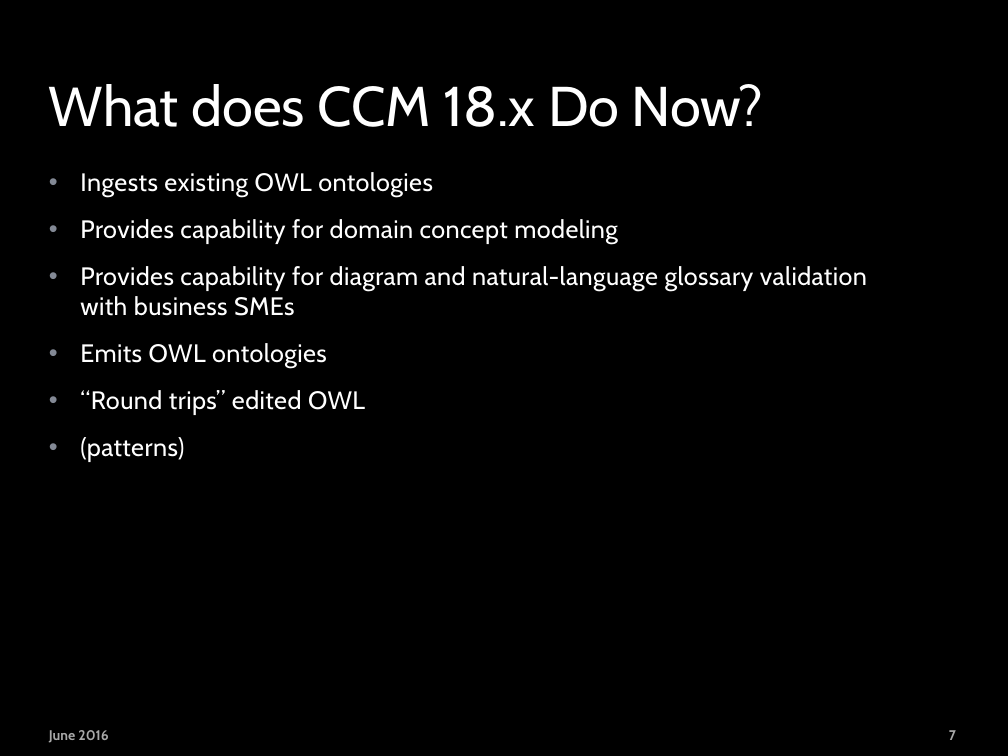
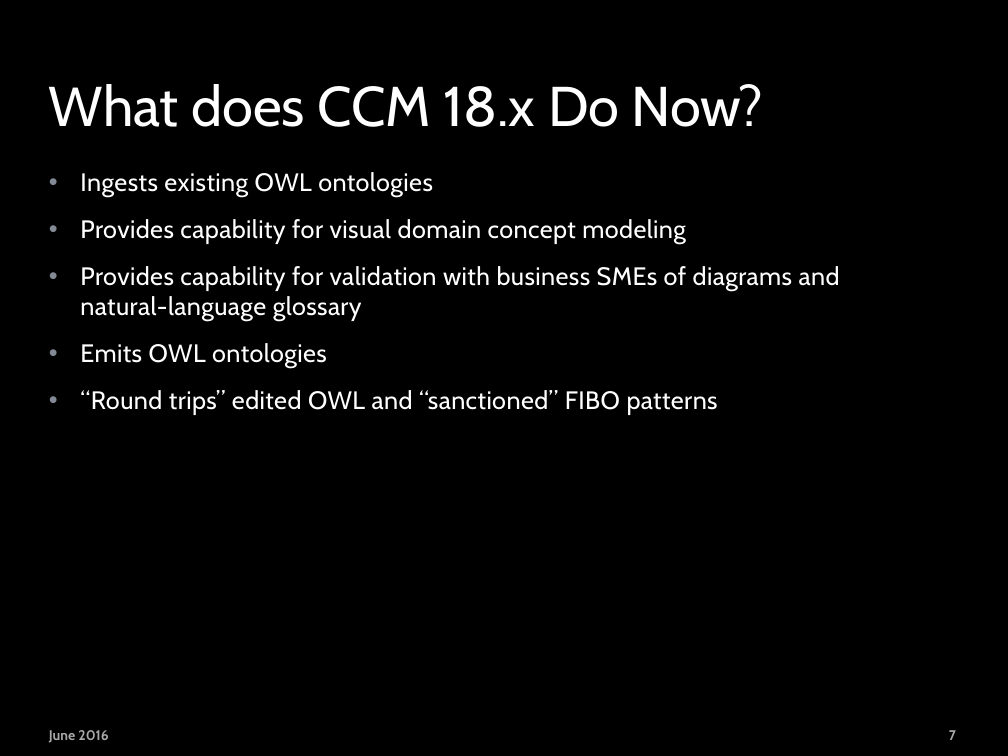
Before and after one commit to ModelDriven/SIMF, a slide deck: slide 7 of Presentations/SIMF_OMG_201709.pptx. Drawn at 1008x756 pixels with LibreOffice and Linux fonts; fonts in the diff are those of the drawing; background and template pictures are left out. Boxes give left, top, right and bottom in pixels: in the first picture for what was removed or moved away, otherwise in the second. Text is boxed around its words. In the diff, an @@ line names an element or a change of style, - is before the commit and + after.

```diff
--- a/Presentations/SIMF_OMG_201709.pptx
+++ b/Presentations/SIMF_OMG_201709.pptx
@@ text at [80, 219, 840, 321]: text changed @@
-• Provides capability for domain concept modeling
-• Provides capability for diagram and natural-language glossary validation with business SMEs
+• Provides capability for visual domain concept modeling
+• Provides capability for validation with business SMEs of diagrams and natural-language glossary
@@ text at [80, 390, 717, 415]: text changed @@
-• “Round trips” edited OWL
-• (patterns)
+• “Round trips” edited OWL and “sanctioned” FIBO patterns
```
Also in this commit, not shown: 2 other slides changed.
